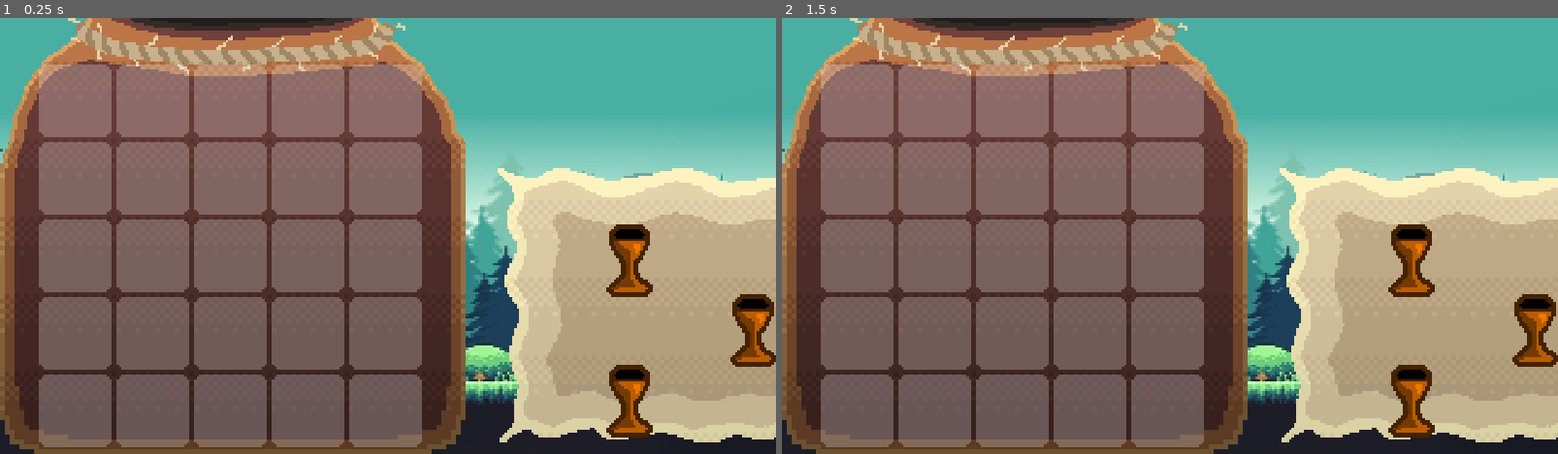
Above: before the commit, frames 1-2 (left to right).
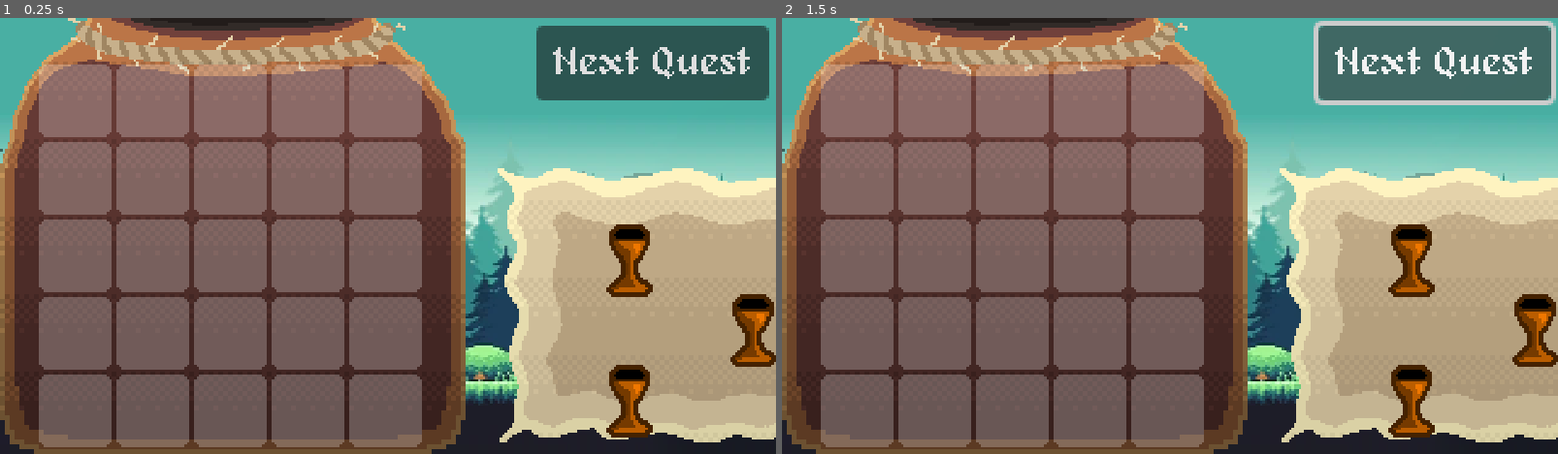
Above: after the commit, the same moments.

Repository: Pyroglyph/lame-jam-52
Game: Godot game, scene res://scenes/game.tscn
Same seed, same stepped clock (60 frames per second), same inputs: the game is played once before the commit and once after it.
Inputs (mouse positions are in pixels of both pictures, inside the frame that each line leads up to):
- Up to frame 1 (0.25 s): no input
- Up to frame 2 (1.5 s): click (1433, 61) at 0.5 s, where only the run after the commit has a clickable "Next Quest"; click (1433, 61) at 1.25 s, where only the run after the commit has a clickable "Next Quest"

The runs differ from the first frame. In frame 1, 5.1% of the frame differs, in the area x 69-100%, y 1-19%; in frame 2, 6.0%, in the area x 68-100%, y 0-20%.

Commit message:
Add "Next Quest" button + font (does nothing atm)

Diff:
--- a/scenes/game.tscn
+++ b/scenes/game.tscn
@@ -7,6 +7,7 @@
 [ext_resource type="PackedScene" uid="uid://ddshwma8lykn3" path="res://scenes/cell.tscn" id="3_iywne"]
 [ext_resource type="PackedScene" uid="uid://d3onrjn6ydtcq" path="res://scenes/items/goblet.tscn" id="3_p57ef"]
 [ext_resource type="PackedScene" uid="uid://cqyx12pl6n80p" path="res://scenes/items/dagger.tscn" id="4_u5sy4"]
+[ext_resource type="FontFile" uid="uid://dwh88hp7prsrr" path="res://assets/alagard.ttf" id="8_gee14"]
 
 [sub_resource type="RectangleShape2D" id="RectangleShape2D_p57ef"]
 size = Vector2(133, 122)
@@ -107,3 +108,11 @@
 [node name="CollisionShape2D" type="CollisionShape2D" parent="DiscardArea"]
 position = Vector2(266, 119)
 shape = SubResource("RectangleShape2D_p57ef")
+
+[node name="Button" type="Button" parent="."]
+offset_left = 221.0
+offset_top = 3.0
+offset_right = 317.0
+offset_bottom = 34.0
+theme_override_fonts/font = ExtResource("8_gee14")
+text = "Next Quest"
Binary file added: assets/alagard.ttf
Not shown, added: assets/alagard.ttf.import
Not shown: 1 places in scenes/game.tscn that only renumber resources
